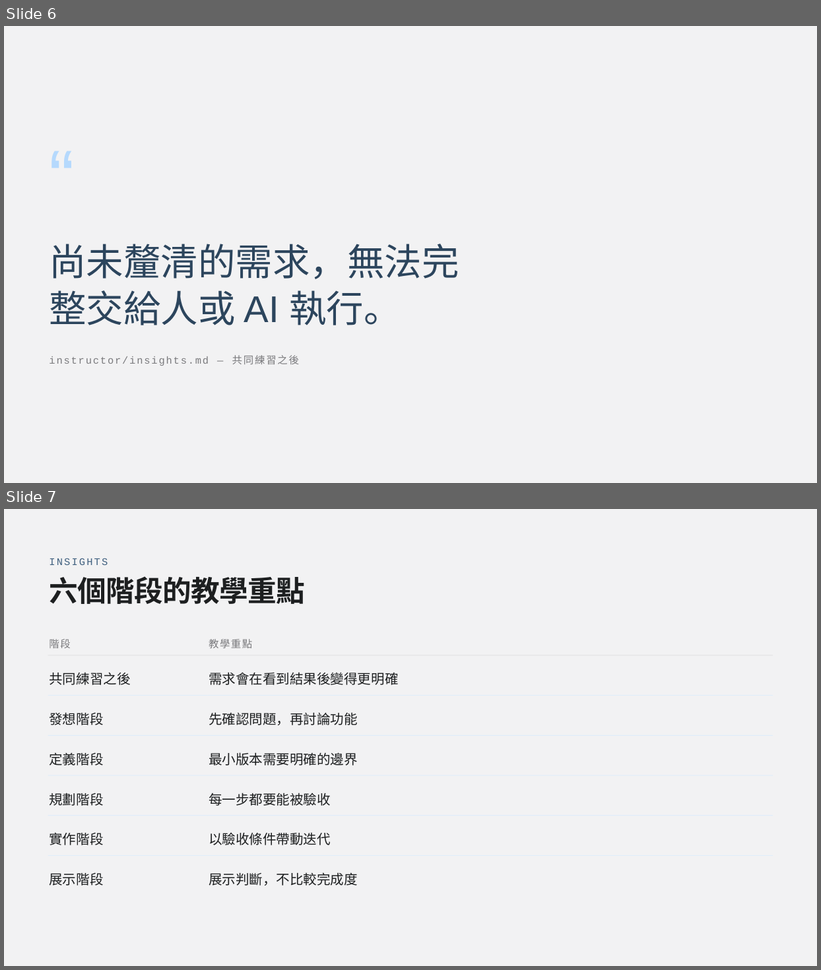
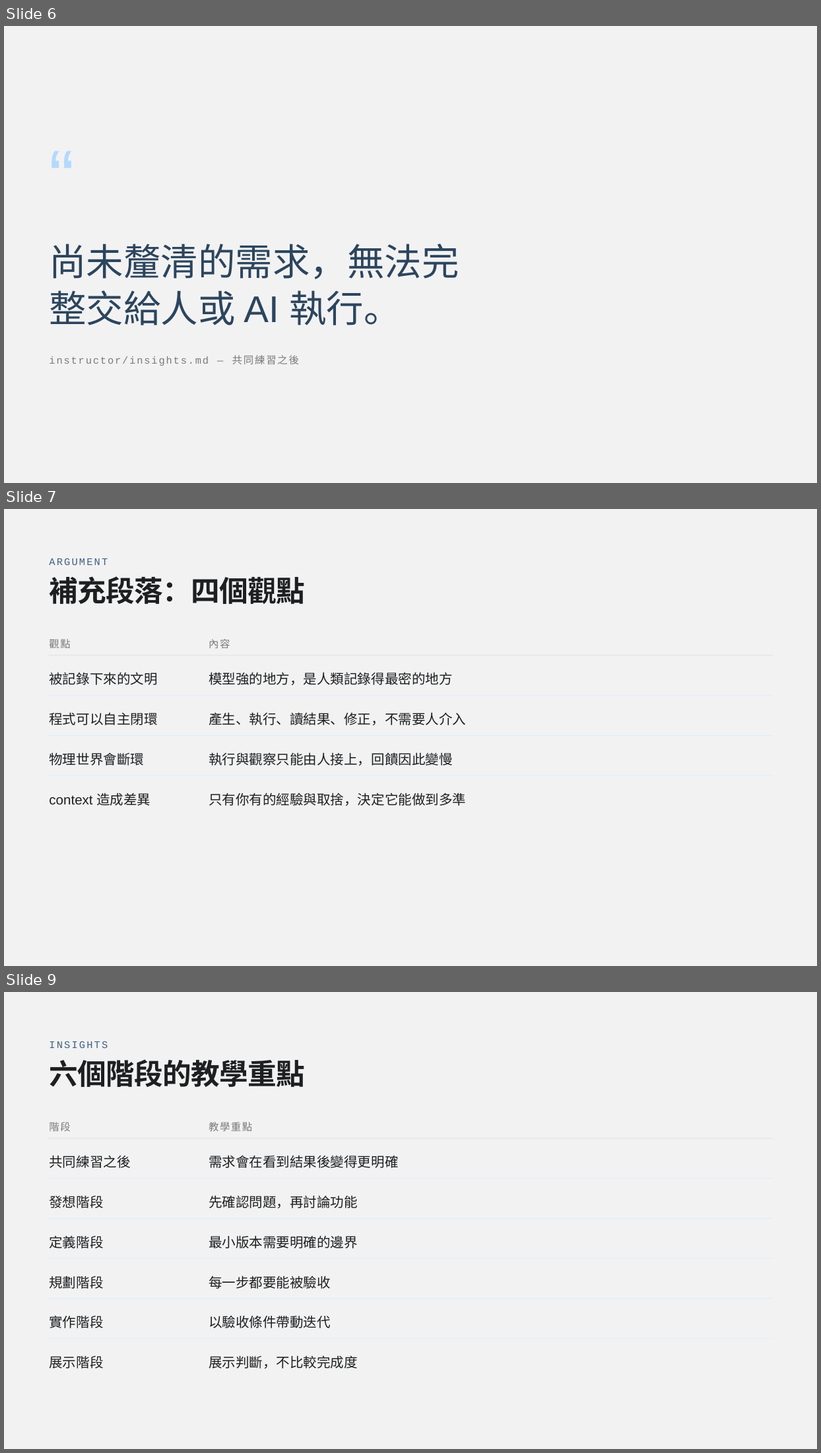
Before and after one commit to htchen/LLM2Life, a slide deck: instructor/LLM2Life_slide_deck.pptx. Shown one above the other, each under a label of ours: slides 6 and 7 before the commit, slides 6, 7 and 9 after it; the slides between them are not shown. The pictures are 821x970 and 821x1453 pixels, drawn with LibreOffice and Linux fonts; fonts in the diff are those of the drawing. Boxes give left, top, right and bottom in pixels: in the first picture for what was removed or moved away, otherwise in the second. Text is boxed around its words. In the diff, an @@ line names an element or a change of style, - is before the commit and + after.

```diff
--- a/instructor/LLM2Life_slide_deck.pptx
+++ b/instructor/LLM2Life_slide_deck.pptx
@@ slide 7 added at box(4, 509, 817, 966), background #F2F2F3 @@
@@ text added at box(49, 558, 108, 565), 18 pt, text #416180 @@
+ARGUMENT
@@ text added at box(49, 576, 304, 604), 51 pt, text #1D1F20, bold @@
+補充段落：四個觀點
@@ text added at box(49, 639, 70, 648), 18 pt, text #7A7A7D @@
+觀點
@@ text added at box(209, 639, 230, 648), 18 pt, text #7A7A7D @@
+內容
@@ rectangle added at box(48, 656, 207, 656), fill #1F1F1F at 16% opacity @@
@@ rectangle added at box(208, 656, 773, 656), fill #1F1F1F at 16% opacity @@
@@ text added at box(49, 672, 157, 685), 24 pt, text #1D1F20 @@
+被記錄下來的文明
@@ text added at box(209, 672, 453, 685), 24 pt, text #1D1F20 @@
+模型強的地方，是人類記錄得最密的地方
@@ rectangle added at box(48, 695, 207, 696), fill #D6EBFF @@
@@ rectangle added at box(208, 695, 773, 696), fill #D6EBFF @@
@@ text added at box(49, 713, 157, 725), 24 pt, text #1D1F20 @@
+程式可以自主閉環
@@ text added at box(209, 712, 466, 725), 24 pt, text #1D1F20 @@
+產生、執行、讀結果、修正，不需要人介入
@@ rectangle added at box(48, 735, 207, 736), fill #D6EBFF @@
@@ rectangle added at box(208, 735, 773, 736), fill #D6EBFF @@
@@ text added at box(49, 753, 144, 766), 24 pt, text #1D1F20 @@
+物理世界會斷環
@@ text added at box(209, 753, 453, 766), 24 pt, text #1D1F20 @@
+執行與觀察只能由人接上，回饋因此變慢
@@ rectangle added at box(48, 775, 207, 776), fill #D6EBFF @@
@@ rectangle added at box(208, 775, 773, 776), fill #D6EBFF @@
@@ text added at box(49, 793, 151, 806), 24 pt, text #1D1F20 @@
+context 造成差異
@@ text added at box(209, 793, 466, 806), 24 pt, text #1D1F20 @@
+只有你有的經驗與取捨，決定它能做到多準
@@ what was slide 7 is now slide 9 @@
```
Also in this commit, not shown: 1 other slide added.
